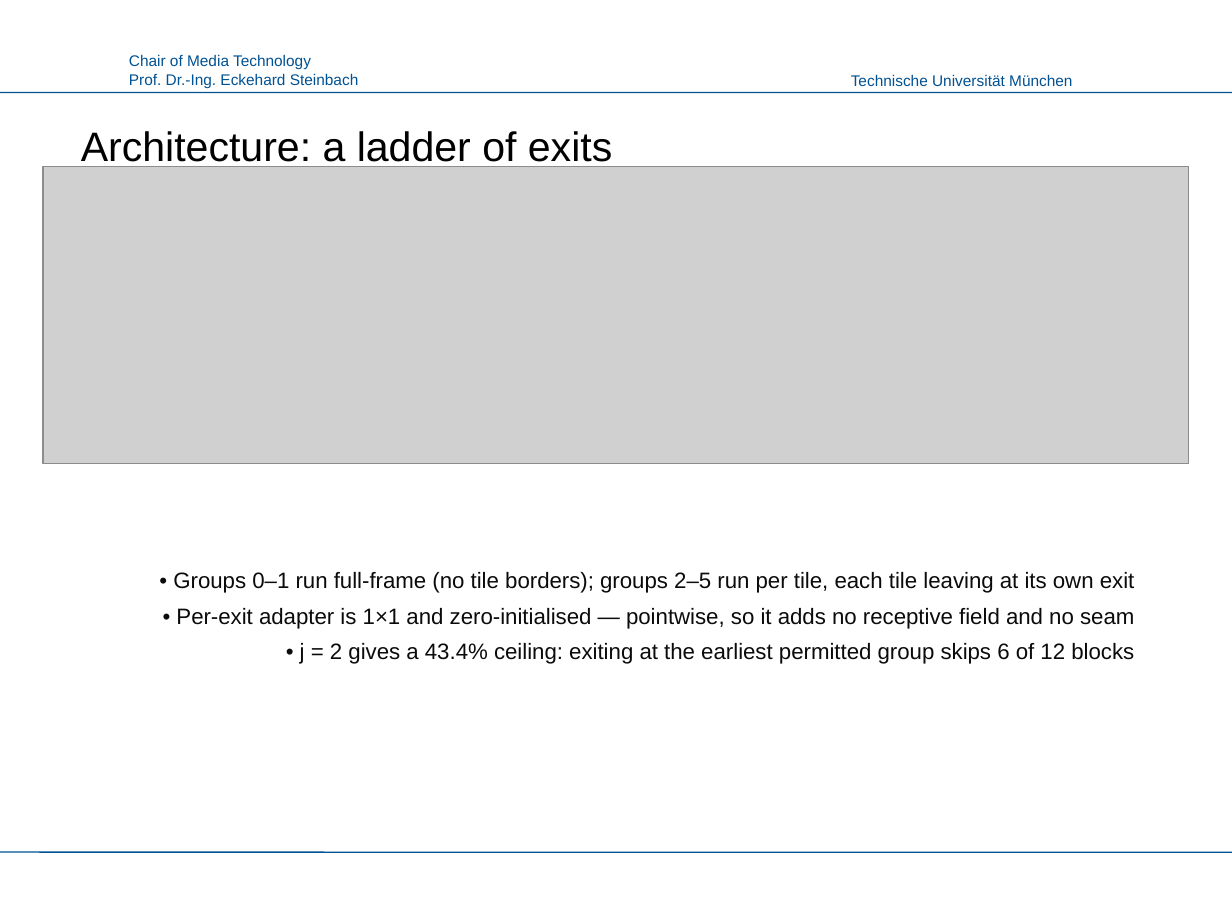
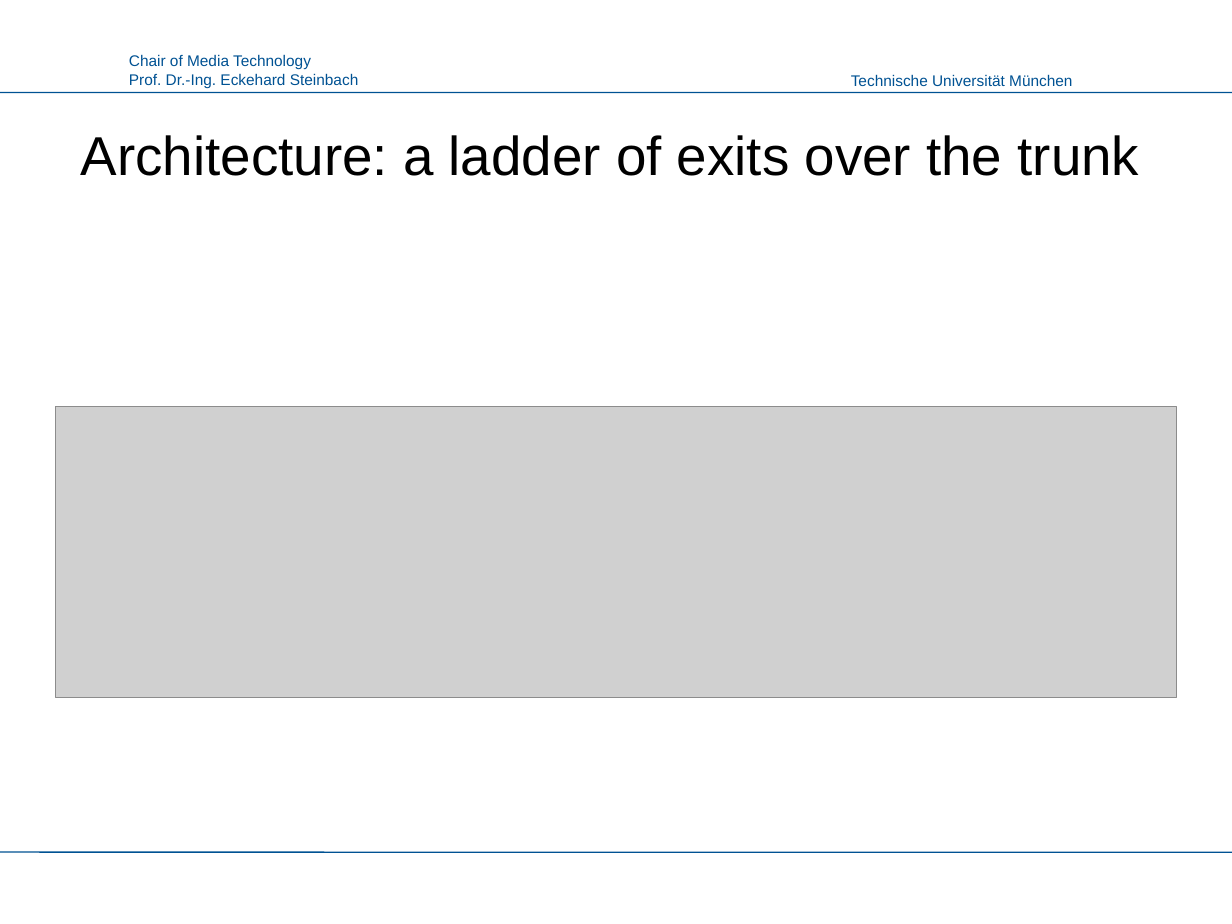
Before and after one commit to canerim/FLEX-FLOP, a slide deck: slide 3 of paper/FLEX-UF_LMT.pptx. Drawn at 1232x924 pixels with LibreOffice and Linux fonts; fonts in the diff are those of the drawing; grey boxes stand for pictures; background and template pictures are left out. Boxes give left, top, right and bottom in pixels: in the first picture for what was removed or moved away, otherwise in the second. Text is boxed around its words. In the diff, an @@ line names an element or a change of style, - is before the commit and + after.

```diff
--- a/paper/FLEX-UF_LMT.pptx
+++ b/paper/FLEX-UF_LMT.pptx
@@ title at (x1=81, y1=135, x2=1140, y2=176): text changed; size 24 to 32 pt @@
-Architecture: a ladder of exits
+Architecture: a ladder of exits over the trunk
@@ picture resized from (x1=43, y1=166, x2=1189, y2=463) to (x1=55, y1=407, x2=1177, y2=697) @@
@@ text removed at (x1=173, y1=572, x2=1135, y2=664) @@
-• Groups 0–1 run full-frame (no tile borders); groups 2–5 run per tile, each tile leaving at its own exit
-• Per-exit adapter is 1×1 and zero-initialised — pointwise, so it adds no receptive field and no seam
-• j = 2 gives a 43.4% ceiling: exiting at the earliest permitted group skips 6 of 12 blocks
```
Also in this commit, not shown: 3 other slides changed, 8 slides added, 8 slides removed, 10 other files.
